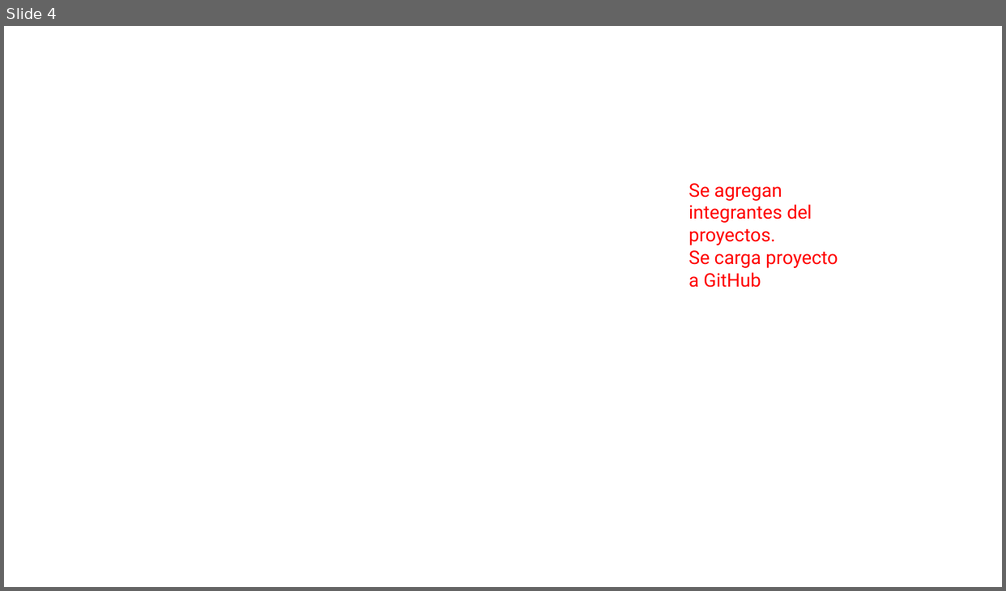
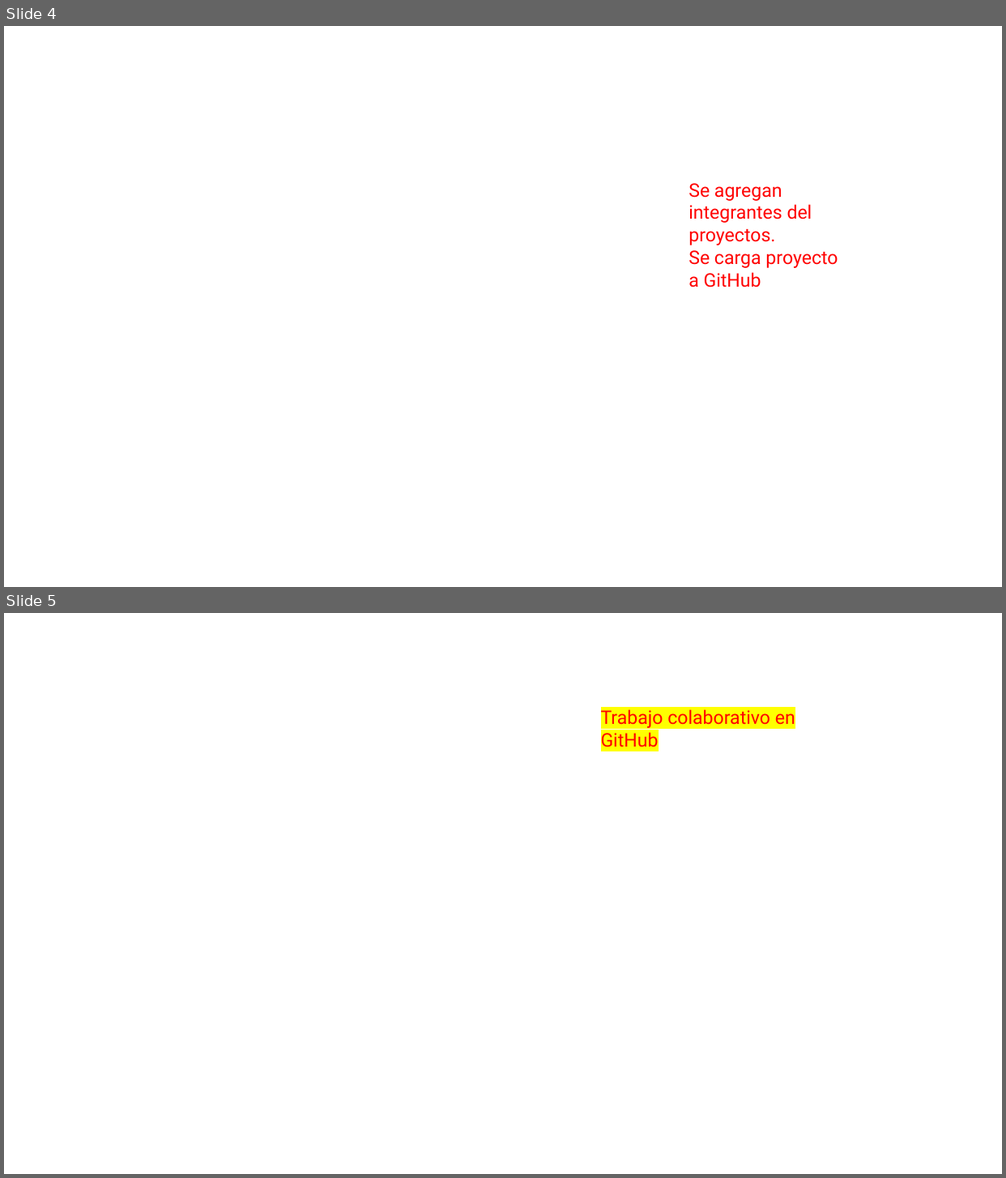
Before and after one commit to gdagatti/TpGrupal_MatematicaProgramacion, a slide deck: HistorialDeCambios.pptx. Shown one above the other, each under a label of ours: slide 4 before the commit, slides 4 and 5 after it. The pictures are 1006x591 and 1006x1178 pixels, drawn with LibreOffice and Linux fonts; fonts in the diff are those of the drawing; background and template pictures are left out. Boxes give left, top, right and bottom in pixels: in the first picture for what was removed or moved away, otherwise in the second. Text is boxed around its words. In the diff, an @@ line names an element or a change of style, - is before the commit and + after.

```diff
--- a/HistorialDeCambios.pptx
+++ b/HistorialDeCambios.pptx
@@ slide 5 added at (4, 613, 1002, 1174), background picture (left out) @@
@@ text added at (601, 709, 795, 747), 18 pt, text #FF0000 @@
+Trabajo colaborativo en GitHub
```
Also in this commit, not shown: 4 other slides added, 5 slides removed, 1 other file.
